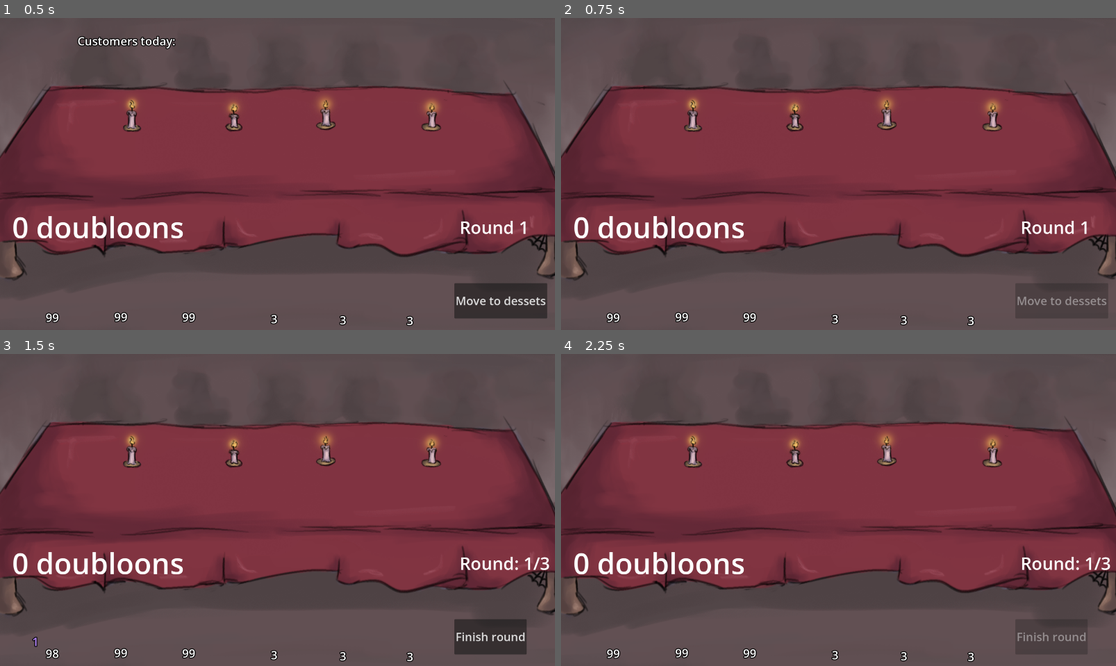
Above: before the commit, frames 1-4 (two rows, left to right).
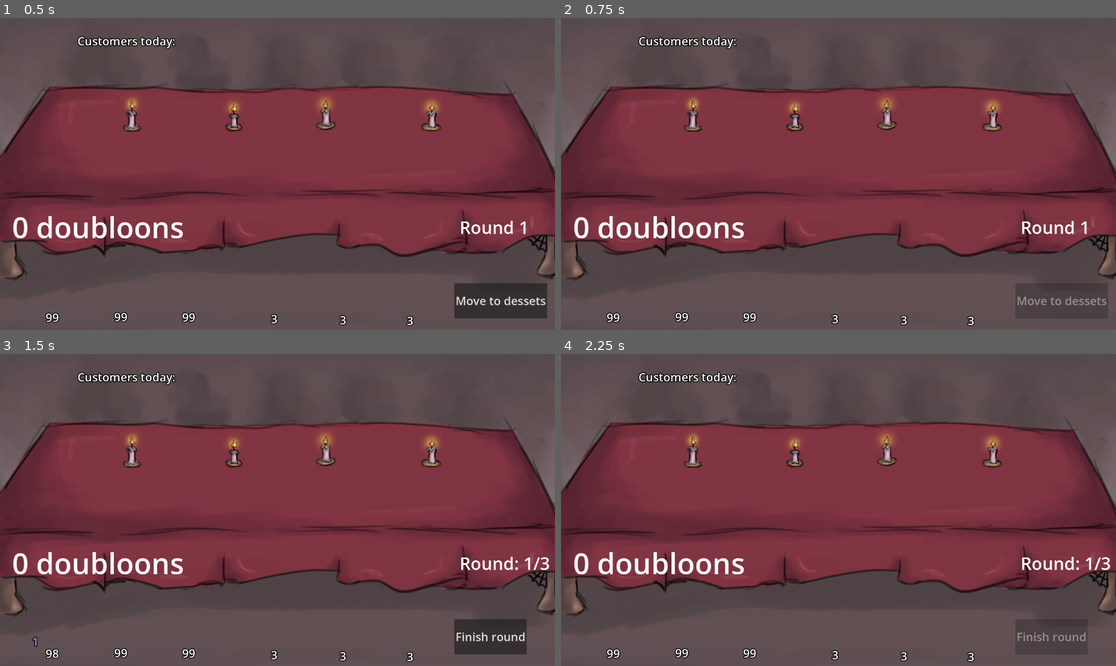
Above: after the commit, the same moments.

Repository: Henrique-Baumegger/godot-fims_food
Game: Godot game, scene res://scripts_and_scenes/main/main.tscn
Two runs of this game, one before a commit and one after it. Both use one fixed random seed, a clock stepped at 60 frames per second and the inputs below.
Inputs (mouse positions are in pixels of both pictures, inside the frame that each line leads up to):
- Up to frame 1 (0.5 s): no input
- Up to frame 2 (0.75 s): click "Move to dessets" at 0.5 s
- Up to frame 3 (1.5 s): tap Enter at 1.25 s; move the mouse to (49, 625) at 1.27 s; click (49, 625) at 1.35 s
- Up to frame 4 (2.25 s): click "Finish round" at 2 s

Frame 1 is identical in both runs. In frame 2, 0.4% of the frame differs, in the area x 13-32%, y 5-11%; in frame 3, 0.4%; in frame 4, 0.4%.
Error before the commit: Out of bounds get index '0' (on base: 'Array[Customer]') (res://scripts_and_scenes/table/table.gd:111)
Error after the commit: Parse Error: Static function "instantiate_object()" not found in base "AssetDictionary". (res://scripts_and_scenes/table/table.gd:67)

Commit message:
assetDictionary refactored

Diff:
--- a/scripts_and_scenes/food/food.gd
+++ b/scripts_and_scenes/food/food.gd
@@ -5,8 +5,8 @@
 enum Drinks {NONE, GO_LEFT, GO_RIGHT, STAY}
 
 @export var list_of_warm_food_textures : Array[Texture2D]
-@export var drink_textures : Dictionary [Drinks, Texture2D]
 
+var current_drink_texture : Texture = null
 var sprite_of_poison_type: Dictionary[Customer.Creatures, Sprite2D]
 
 var poison_present : Dictionary[Customer.Creatures, int]
@@ -29,6 +29,7 @@
 		if single_drink_present != ing.drink_type:
 			single_drink_present = ing.drink_type
 			added = 1
+			current_drink_texture = ing.current_texture
 		elif single_drink_present == ing.drink_type:
 			added = 0
 
@@ -63,4 +64,4 @@
 
 	if single_drink_present != Drinks.NONE:
 		drink_sprite.visible = true
-		drink_sprite.texture = drink_textures[single_drink_present]
+		drink_sprite.texture = current_drink_texture
--- a/scripts_and_scenes/global_helpers/asset_dictionary.gd
+++ b/scripts_and_scenes/global_helpers/asset_dictionary.gd
@@ -1,7 +1,8 @@
 class_name AssetDictionary
 extends Node
 
-const scenes: Dictionary[String, PackedScene] = {
+
+const general_scenes: Dictionary[String, PackedScene] = {
 
 }
 
@@ -9,24 +10,25 @@
 
 }
 
-
-const instantiables: Dictionary[String, PackedScene] = {
+const general_instantiables: Dictionary[String, PackedScene] = {
 	"food": preload("res://scripts_and_scenes/food/food.tscn"),
-	"vampire": preload("res://scripts_and_scenes/customer/vampire.tscn"),
-	"skeleton":preload("res://scripts_and_scenes/customer/skeleton.tscn"),
-	"ghost":preload("res://scripts_and_scenes/customer/ghost.tscn")
 	}
 
-const customer_types : Array[String] = ["vampire", "skeleton", "ghost"]
+const customer_instantiables: Dictionary[Customer.Creatures, PackedScene] = {
+	Customer.Creatures.VAMPIRE: preload("res://scripts_and_scenes/customer/vampire.tscn"),
+	Customer.Creatures.SKELETON: preload("res://scripts_and_scenes/customer/skeleton.tscn"),
+	Customer.Creatures.GHOST: preload("res://scripts_and_scenes/customer/ghost.tscn")
+	}
+
 
 static func instantiate_random_customers(n: int) -> Array[Customer]:
+	var customer_keys : Array [Customer.Creatures] = customer_instantiables.keys()
 	var result: Array[Customer] = []
 	for i in range(n):
-		var random_pick = customer_types.pick_random()
-		result.append(instantiate_object(random_pick))
+		var random_pick : PackedScene = customer_instantiables[customer_keys.pick_random()]
+		result.append(random_pick.instantiate())
 	return result
 
 
-
-static func instantiate_object(object_name: String) -> Node2D:
-	return instantiables[object_name].instantiate()
+static func instantiate_general_object(object_name: Variant) -> Node2D:
+	return general_instantiables[object_name].instantiate()
--- a/scripts_and_scenes/ingredients/ingredient.gd
+++ b/scripts_and_scenes/ingredients/ingredient.gd
@@ -6,17 +6,14 @@
 @export var drink_type : Food.Drinks = Food.Drinks.NONE
 
 @export var initial_quantity : int = 0
-@export var texture : Texture2D = null
+@export var current_texture : Texture2D = null
 
 var dragging : bool = false
 var mouse_is_on_static_ingredient : bool = false
-var warm_ingredients_blocked : bool = false
+var blocked : bool = false
 
 var static_quantity : int
 var dragged_quantity : int = 0
-
-var initial_scale_static_ingredient : Vector2
-var initial_scale_dragged_ingredient : Vector2
 
 @onready var static_ingredient: Node2D = $StaticIngredient
 @onready var dragged_ingredient: Node2D = $DraggedIngredient
@@ -27,26 +24,24 @@
 
 
 func toggle_warm_ingredients_selectability(on : bool)-> void:
-	if not on:
-		warm_ingredients_blocked = false
+	if !on and drink_type == Food.Drinks.NONE:
+		blocked = false
 		modulate = Color(0.8, 0.8, 0.8, 0.6)
 	elif on:
-		warm_ingredients_blocked = true
+		blocked = true
 		modulate = Color.WHITE
 
 
 func _ready() -> void:
-	initial_scale_static_ingredient = static_sprite.scale
-	initial_scale_dragged_ingredient = dragged_sprite.scale
 	dragged_ingredient.visible = false
 	static_quantity = initial_quantity
-	static_sprite.texture = texture
-	dragged_sprite.texture = texture
+	static_sprite.texture = current_texture
+	dragged_sprite.texture = current_texture
 	_update_labels()
 
 
 func _process(_delta):
-	if (warm_ingredients_blocked and drink_type == Food.Drinks.NONE):
+	if blocked:
 		if dragging:
 			_cancel_drag()
 		return
--- a/scripts_and_scenes/ingredients/ingredient.tscn
+++ b/scripts_and_scenes/ingredients/ingredient.tscn
@@ -10,6 +10,9 @@
 [node name="Ingredient" type="Node2D" unique_id=348821999]
 z_index = 2
 script = ExtResource("1_wiup6")
+poison_type = null
+drink_type = null
+initial_quantity = null
 
 [node name="StaticIngredient" type="Node2D" parent="." unique_id=567552491]
 
